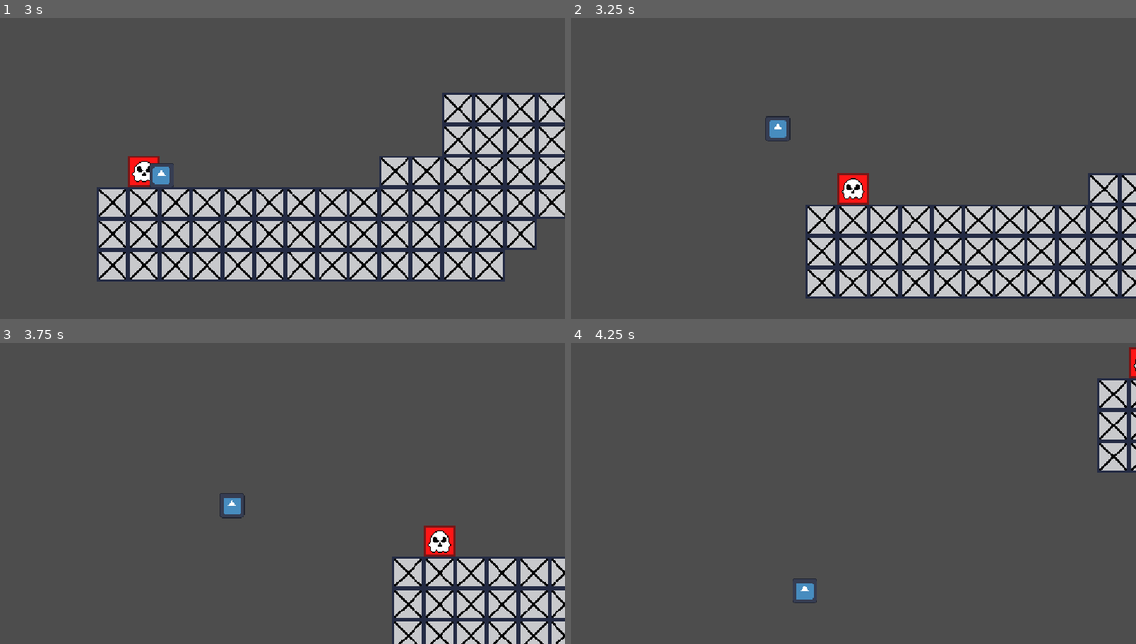
Above: before the commit, frames 1-4 (two rows, left to right).
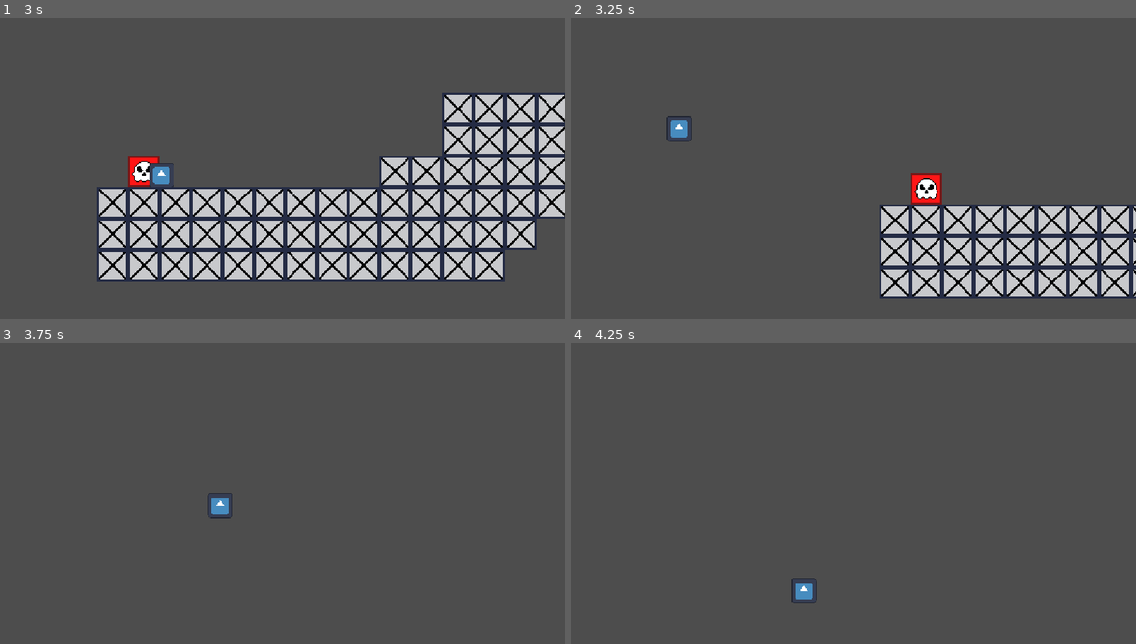
Above: after the commit, the same moments.

Repository: manninga-tech/Alex-M-Vinayak-A-Game-Project
Game: Godot game, scene res://scene/game.tscn
The game is run twice, just before and just after one commit, with the same random seed, the same clock (stepped at 60 frames per second) and the same inputs. The engine's default icon, where the game draws it, is replaced by a stand-in: a white triangle on a blue panel in a dark square.
Inputs:
- Up to frame 1 (3 s): hold Right (Right) 0.53-2.03 s; tap Shift (dash) every 0.75 s from 0.6 to 2.85 s; tap W (Jump) at 0.77, 1.52 s; hold Left (Left) from 2.03 s (still down)
- Up to frame 2 (3.25 s): keep holding Left (Left); tap W (Jump) at 3.02 s
- Up to frame 3 (3.75 s): keep holding Left (Left); tap Shift (dash) at 3.6 s
- Up to frame 4 (4.25 s): keep holding Left (Left); tap W (Jump) at 3.77 s

Frame 1 is identical in both runs. In frame 2, 13% of the frame differs, in the area x 16-100%, y 32-94%; in frame 3, 9.8%; in frame 4, 2.3%.

Commit message:
Fixed some errors and made obstacles knock you back

Diff:
--- a/new-game-project/scene/player.tscn
+++ b/new-game-project/scene/player.tscn
@@ -19,6 +19,9 @@
 
 [node name="CollisionShape2D" type="CollisionShape2D" parent="." unique_id=416577580]
 shape = SubResource("CapsuleShape2D_nq2aw")
+
+[node name="DamageEffectDuration" type="Timer" parent="." unique_id=458844329]
+wait_time = 0.3
 
 [node name="DashDurationTimer" type="Timer" parent="." unique_id=912522504]
 wait_time = 0.15
@@ -42,6 +45,7 @@
 shape = SubResource("CapsuleShape2D_hjaqi")
 debug_color = Color(0.98363644, 0.081059374, 0.25565434, 0.41960785)
 
+[connection signal="timeout" from="DamageEffectDuration" to="." method="_on_damage_effect_duration_timeout"]
 [connection signal="timeout" from="DashDurationTimer" to="." method="_on_dashtimer_timeout"]
 [connection signal="timeout" from="DashDurationTimer" to="." method="_on_dash_duration_timer_timeout"]
 [connection signal="timeout" from="CooldownDash" to="." method="_on_cooldown_dash_timeout"]
--- a/new-game-project/scripts/hurt_box.gd
+++ b/new-game-project/scripts/hurt_box.gd
@@ -3,7 +3,8 @@
 
 
 func _ready() -> void:
-	body_entered.connect(_on_body_entered)
+	if not body_entered.is_connected(_on_body_entered):
+		body_entered.connect(_on_body_entered)
 
 
 func _on_body_entered(body: Node2D) -> void:
--- a/new-game-project/scripts/player.gd
+++ b/new-game-project/scripts/player.gd
@@ -8,6 +8,8 @@
 @onready var dash_duration_timer: Timer = $DashDurationTimer
 @onready var cooldown_dash: Timer = $CooldownDash
 @onready var dash_effect_timer: Timer = $DashEffectTimer
+@onready var damage_effect_duration: Timer = $DamageEffectDuration
+
 
 var health = 4
 var max_health = 4
@@ -50,14 +52,17 @@
 		trigger_death()
 		health = 0
 		return
+	damage_effect_duration.start()
 
 	velocity.y = JUMP_VELOCITY * 0.9
+	velocity.x = direction * 500 * -1
+
 
 	print(health)
 
 func trigger_death():
 	print("Player is dead")
-	get_tree().reload_current_scene()
+	get_tree().call_deferred("reload_current_scene")
 
 func _physics_process(delta: float) -> void:
 	add_gravity(delta)
@@ -85,7 +90,7 @@
 		velocity += get_gravity() * delta
 
 func run():
-	if is_dashing:
+	if is_dashing or damage == true:
 		return ## If dashing true returns, skips setting velocity
 
 	if direction:
@@ -108,3 +113,7 @@
 
 func _on_dash_jump_period_timeout() -> void:
 	can_dash_jump = false
+
+
+func _on_damage_effect_duration_timeout() -> void:
+	damage = false
